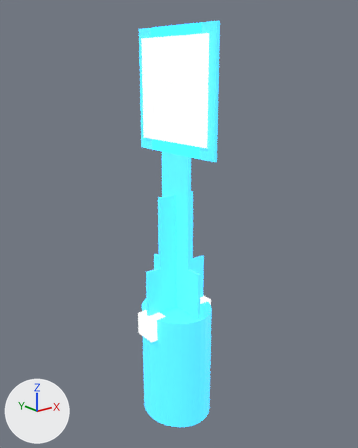
One commit to the COLLADA model models/creeper_fisica/creeper_fisica/creeper11_azul/materials/textures/Creeper_Azul._base.dae: the scene before it, then after it.
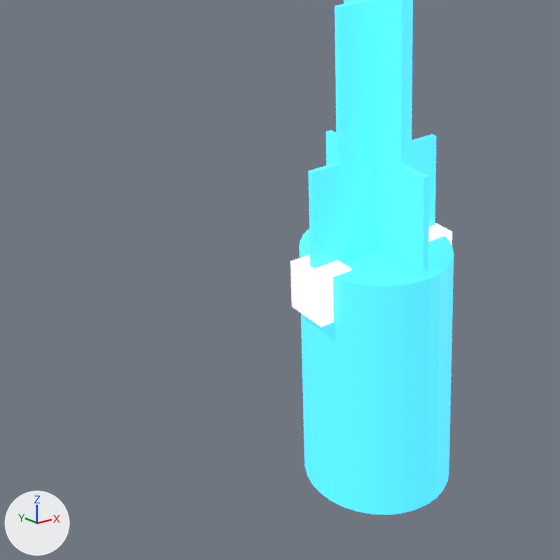
Old and new are each drawn whole from a 50 mm lens placed at (-0.506, -0.641, 0.383), pointed at (0.008, 0.001, 0.126) and again close up on the part from 2% to 73% of the width and 43% to 100% of the height. Arrows for +X, +Y and +Z are at lower left; the lights stay in place. Where no turn or scale is listed for an object, it has been applied to the vertices.

In view in the first close-up: 'Creeper_-_Montagem_v3', 'Cylinder', 'MarkerData_Base', 'MarkerData_Base_001'.
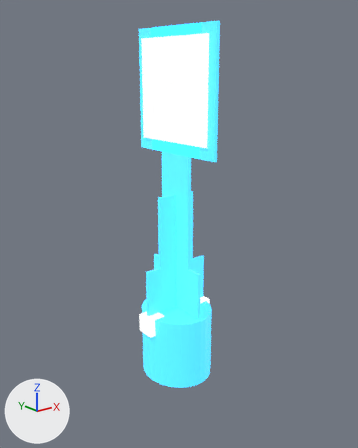
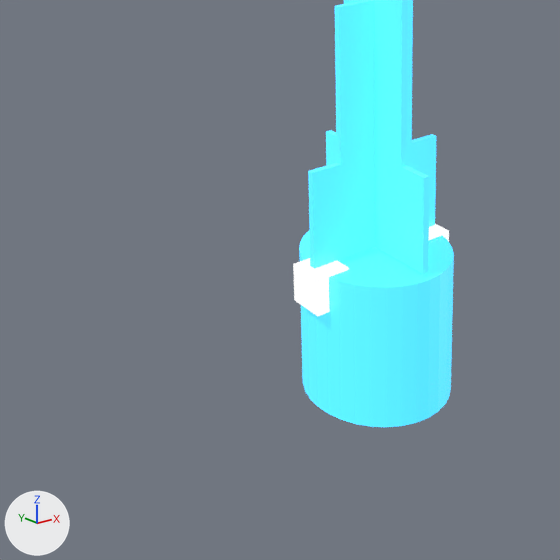
Commit message: id base 1/5 do id do creeper

What differs and where, as boxes [x1, y1, x2, y2] in the close-ups (560 x 560 px):
'Cylinder', moved, rescaled (31% shorter)
    before: [299, 228, 454, 515]
    after: [299, 230, 454, 427]
'MarkerData_Base_001', moved, rescaled (10% narrower, 20% shorter)
    before: [290, 254, 352, 327]
    after: [293, 258, 349, 316]
'MarkerData_Base', moved, rescaled (12% narrower, 17% shorter)
    before: [428, 223, 452, 245]
    after: [428, 224, 449, 242]

The change in detail:
Object 'Cylinder' (ob_cylinder) moves from (0.0, -0.0011, -0.1337) to (0.0, -0.0011, -0.0925).
Object 'Cylinder' (ob_cylinder) is rescaled from (0.0605, 0.0674, 0.105) to (0.0605, 0.0674, 0.0624).
Object 'MarkerData_Base_001' (ob_markerdata_base_001) moves from (-0.0702, -0.0001, -0.0477) to (-0.0702, -0.0001, -0.0443).
Object 'MarkerData_Base_001' (ob_markerdata_base_001) is rescaled from (0.0406, 0.0406, 1.0) to (0.0325, 0.0325, 1.0).
Object 'MarkerData_Base' (ob_markerdata_base) moves from (0.065, -0.0005, -0.0741) to (0.065, -0.0005, -0.0655).
Object 'MarkerData_Base' (ob_markerdata_base) is rescaled from (0.0406, 0.0406, 1.0) to (0.0325, 0.0325, 1.0).
